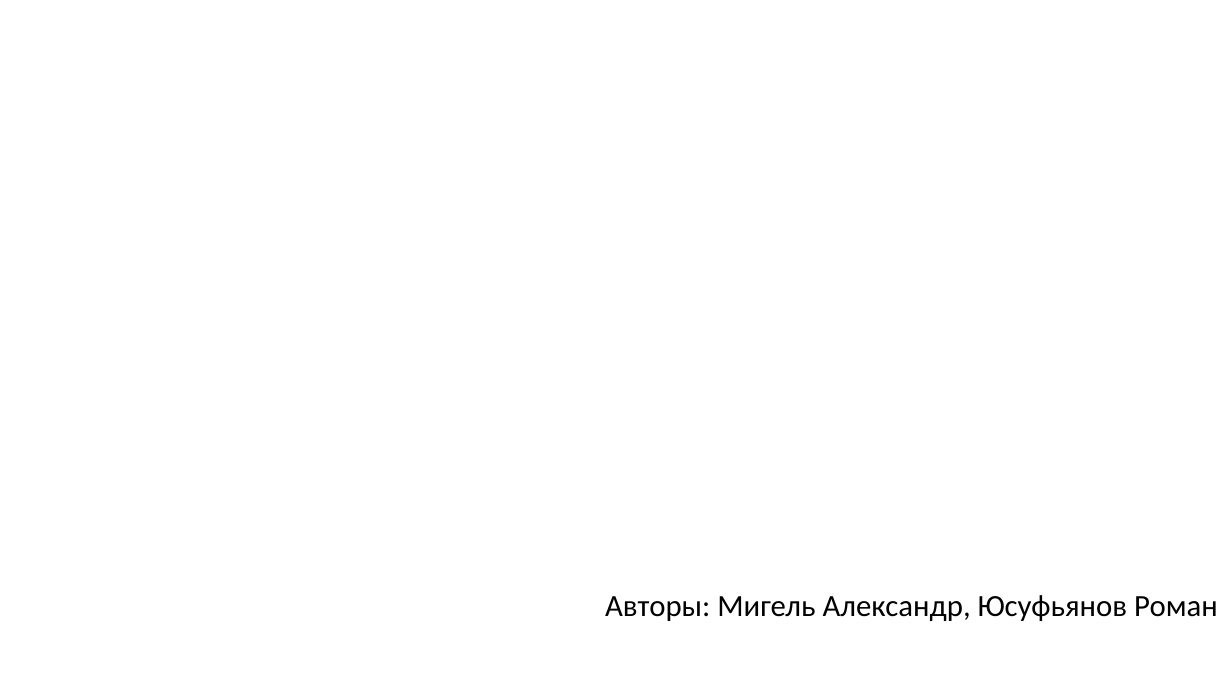
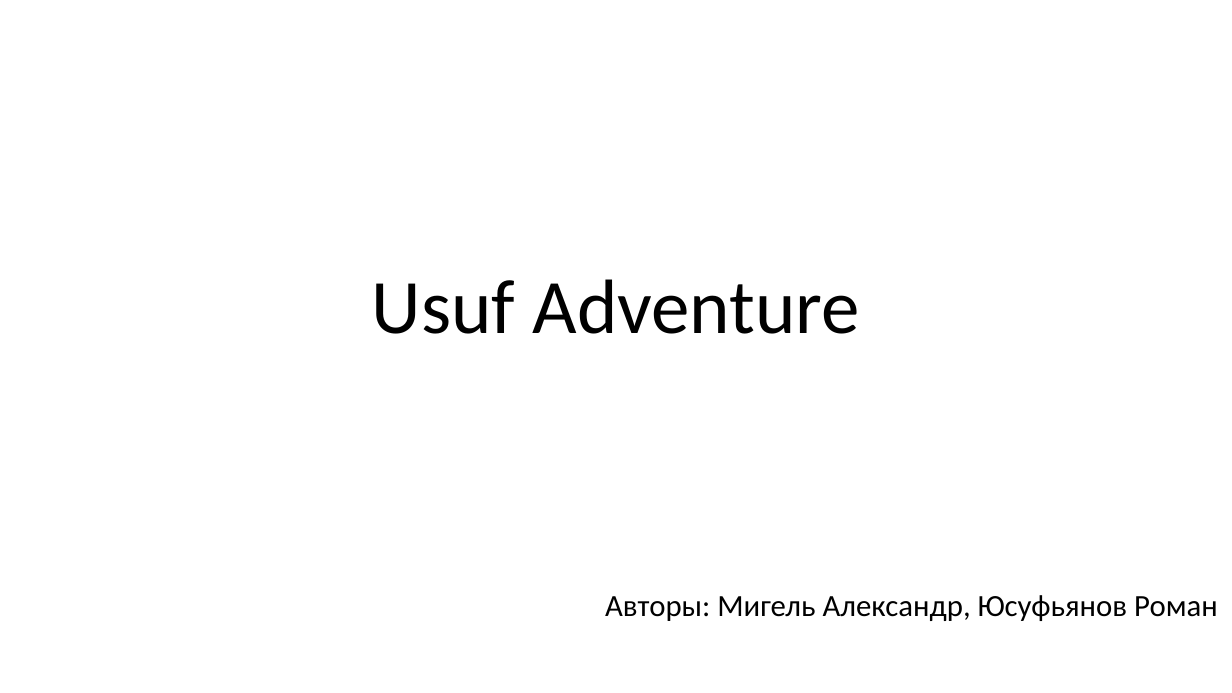
Before and after one commit to Kekistanking/kek, a slide deck: slide 1 of pres.pptx. Drawn at 1232x693 pixels with LibreOffice and Linux fonts; fonts in the diff are those of the drawing. Boxes give left, top, right and bottom in pixels: in the first picture for what was removed or moved away, otherwise in the second. Text is boxed around its words. In the diff, an @@ line names an element or a change of style, - is before the commit and + after.

Commit message:
Presentaciya

```diff
--- a/pres.pptx
+++ b/pres.pptx
@@ title added at [372,279,860,334], 60 pt, text #000000 @@
+Usuf Adventure
```
